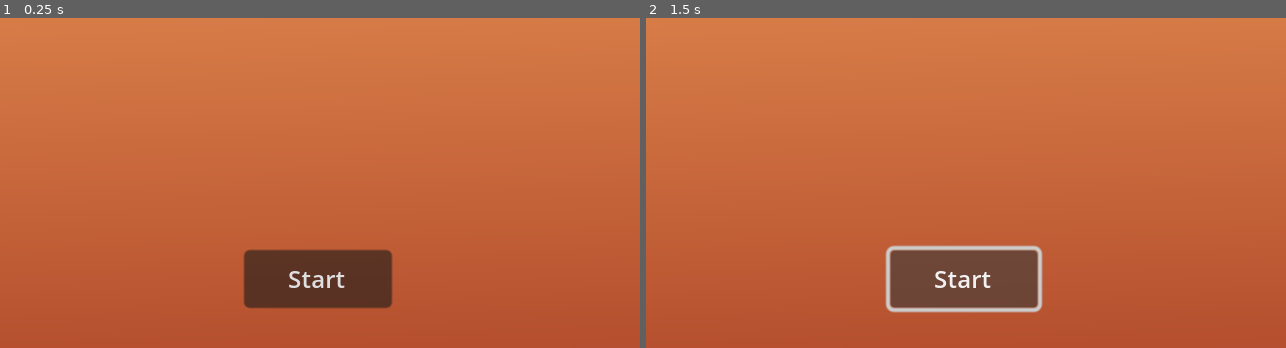
Above: before the commit, frames 1-2 (left to right).
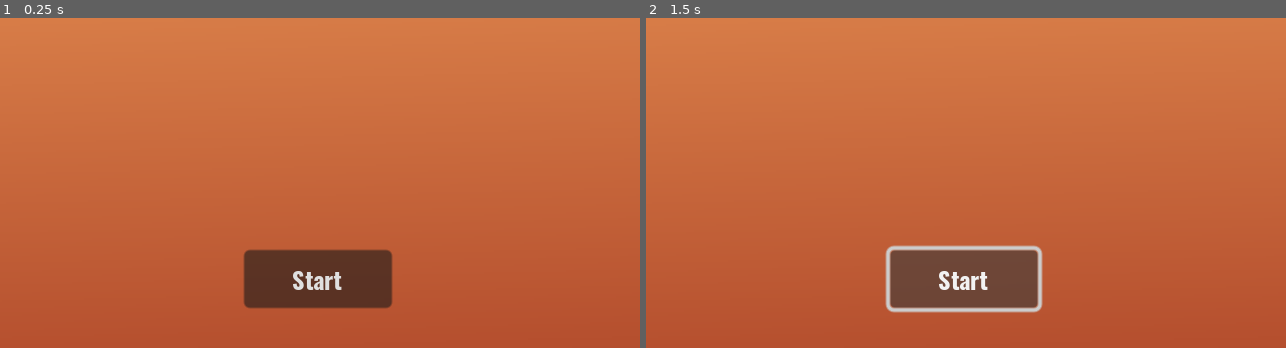
Above: after the commit, the same moments.

Repository: AlexPham0209/tank-turmoil
Game: Godot game, scene res://src/scenes/lobby.tscn
The game is run twice, just before and just after one commit, with the same random seed, the same clock (stepped at 60 frames per second) and the same inputs. This scene is started directly instead of the project's main scene.
Inputs:
- Up to frame 1 (0.25 s): no input
- Up to frame 2 (1.5 s): click "Start" at 0.5 s; click "Start" at 1.25 s

The runs differ from the first frame. In frame 1, 0.3% of the frame differs, in the area x 45-54%, y 76-83%; in frame 2, 0.3%.

Commit message:
Fixed multiplayer

Diff:
--- a/src/scenes/game.tscn
+++ b/src/scenes/game.tscn
@@ -76,9 +76,9 @@
 anchor_right = 0.5
 anchor_bottom = 0.5
 offset_left = -42.0
-offset_top = -29.0
+offset_top = -11.5
 offset_right = 42.0
-offset_bottom = -7.0
+offset_bottom = 11.5
 grow_horizontal = 2
 grow_vertical = 2
 theme_override_fonts/font = ExtResource("3_0xmu0")
@@ -88,25 +88,6 @@
 context_menu_enabled = false
 virtual_keyboard_enabled = false
 middle_mouse_paste_enabled = false
-metadata/_edit_use_anchors_ = true
-
-[node name="Host" type="Button" parent="UI"]
-layout_mode = 1
-anchors_preset = 8
-anchor_left = 0.5
-anchor_top = 0.5
-anchor_right = 0.5
-anchor_bottom = 0.5
-offset_left = -15.0
-offset_top = 7.0
-offset_right = 16.0
-offset_bottom = 29.0
-grow_horizontal = 2
-grow_vertical = 2
-theme_override_fonts/font = ExtResource("3_0xmu0")
-theme_override_font_sizes/font_size = 10
-text = "Host"
-metadata/_edit_use_anchors_ = true
 
 [node name="Join" type="Button" parent="UI"]
 layout_mode = 1
@@ -116,15 +97,14 @@
 anchor_right = 0.5
 anchor_bottom = 0.5
 offset_left = -13.0
-offset_top = 41.0
+offset_top = 23.0
 offset_right = 14.0
-offset_bottom = 63.0
+offset_bottom = 46.0
 grow_horizontal = 2
 grow_vertical = 2
 theme_override_fonts/font = ExtResource("3_0xmu0")
 theme_override_font_sizes/font_size = 10
 text = "Join"
-metadata/_edit_use_anchors_ = true
 
 [node name="Transition" type="CanvasLayer" parent="."]
 layer = 2
@@ -155,5 +135,4 @@
 
 [connection signal="text_submitted" from="UI/TextEdit" to="." method="_on_text_edit_text_submitted"]
 [connection signal="text_submitted" from="UI/TextEdit" to="UI" method="_on_text_edit_text_submitted"]
-[connection signal="pressed" from="UI/Host" to="." method="_on_host_pressed"]
 [connection signal="pressed" from="UI/Join" to="." method="_on_join_pressed"]
--- a/src/scenes/lobby.tscn
+++ b/src/scenes/lobby.tscn
@@ -1,7 +1,8 @@
-[gd_scene load_steps=3 format=3 uid="uid://lqgwnf3ydhbv"]
+[gd_scene load_steps=4 format=3 uid="uid://lqgwnf3ydhbv"]
 
 [ext_resource type="Script" path="res://src/scripts/lobby.gd" id="1_ocf4c"]
 [ext_resource type="Texture2D" uid="uid://76qty0xkqhuq" path="res://src/assets/sunset.png" id="2_b8hgn"]
+[ext_resource type="FontFile" uid="uid://blr1av5cpkt1f" path="res://src/assets/fonts/static/Oswald-Bold.ttf" id="3_biv2s"]
 
 [node name="Lobby" type="CanvasLayer"]
 script = ExtResource("1_ocf4c")
@@ -40,6 +41,7 @@
 offset_top = 131.0
 offset_right = 196.0
 offset_bottom = 160.0
+theme_override_fonts/font = ExtResource("3_biv2s")
 theme_override_font_sizes/font_size = 12
 text = "Start"
 
--- a/src/scenes/scoreboard.tscn
+++ b/src/scenes/scoreboard.tscn
@@ -1,7 +1,8 @@
-[gd_scene load_steps=3 format=3 uid="uid://qh7x88mt2uyg"]
+[gd_scene load_steps=4 format=3 uid="uid://qh7x88mt2uyg"]
 
 [ext_resource type="Script" path="res://src/scripts/scoreboard.gd" id="1_1c6i5"]
 [ext_resource type="Texture2D" uid="uid://76qty0xkqhuq" path="res://src/assets/sunset.png" id="2_hb1e6"]
+[ext_resource type="FontFile" uid="uid://blr1av5cpkt1f" path="res://src/assets/fonts/static/Oswald-Bold.ttf" id="4_atb5p"]
 
 [node name="Scoreboard" type="CanvasLayer"]
 script = ExtResource("1_1c6i5")
@@ -20,6 +21,55 @@
 offset_bottom = 180.0
 texture = ExtResource("2_hb1e6")
 
+[node name="Labels" type="Control" parent="Control"]
+layout_mode = 2
+anchors_preset = 0
+anchor_left = 0.0015625
+anchor_top = -0.491667
+anchor_right = 0.0015625
+anchor_bottom = -0.491667
+offset_left = 78.0
+offset_top = 112.5
+offset_right = 307.0
+offset_bottom = 174.5
+grow_horizontal = 2
+grow_vertical = 2
+size_flags_horizontal = 3
+size_flags_vertical = 3
+
+[node name="Wins" type="Label" parent="Control/Labels"]
+layout_mode = 0
+offset_left = 64.0
+offset_right = 97.0
+offset_bottom = 23.0
+theme_override_colors/font_color = Color(0.797417, 0.434033, 0.000375612, 1)
+theme_override_constants/outline_size = 5
+theme_override_fonts/font = ExtResource("4_atb5p")
+text = "W"
+horizontal_alignment = 1
+
+[node name="Kills" type="Label" parent="Control/Labels"]
+layout_mode = 0
+offset_left = 97.0
+offset_right = 127.0
+offset_bottom = 23.0
+theme_override_colors/font_color = Color(0.655716, 0.0934998, 0.136184, 1)
+theme_override_constants/outline_size = 5
+theme_override_fonts/font = ExtResource("4_atb5p")
+text = "K"
+horizontal_alignment = 1
+
+[node name="Deaths" type="Label" parent="Control/Labels"]
+layout_mode = 0
+offset_left = 127.0
+offset_right = 160.0
+offset_bottom = 23.0
+theme_override_colors/font_color = Color(0.346719, 0.477758, 0.802244, 1)
+theme_override_constants/outline_size = 5
+theme_override_fonts/font = ExtResource("4_atb5p")
+text = "D"
+horizontal_alignment = 1
+
 [node name="Scores" type="VBoxContainer" parent="Control"]
 layout_mode = 1
 anchors_preset = 8
@@ -27,12 +77,13 @@
 anchor_top = 0.5
 anchor_right = 0.5
 anchor_bottom = 0.5
-offset_left = -114.5
-offset_top = -63.5
-offset_right = 114.5
-offset_bottom = 63.5
+offset_left = -82.0
+offset_top = -42.5
+offset_right = 147.0
+offset_bottom = 84.5
 grow_horizontal = 2
 grow_vertical = 2
+alignment = 1
 
 [node name="Timer" type="Timer" parent="Control"]
 wait_time = 2.0
--- a/src/scripts/lobby.gd
+++ b/src/scripts/lobby.gd
@@ -10,7 +10,7 @@
 
 # Called when the node enters the scene tree for the first time.
 func _ready() -> void:
-	#start_button.hide()
+	start_button.hide()
 
 	if not multiplayer.is_server():
 		return
@@ -40,7 +40,7 @@
 	var order = player_order.find(id)
 	player_order.erase(id)
 
-	if order == 0 and player_order.size() >= 1:
+	if order == 0 and player_order.size() >= 2:
 		show_button.rpc_id(player_order[0])
 
 	name.queue_free()
